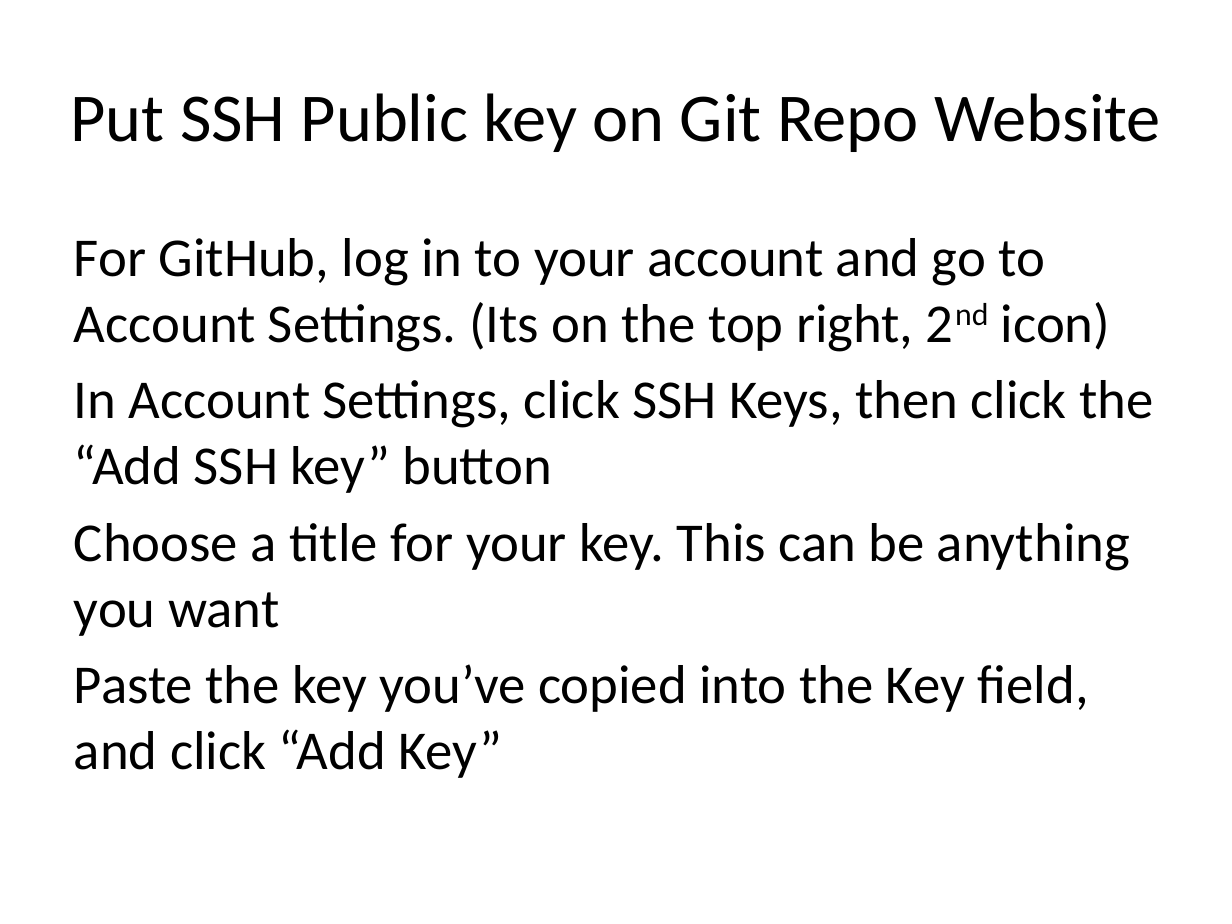
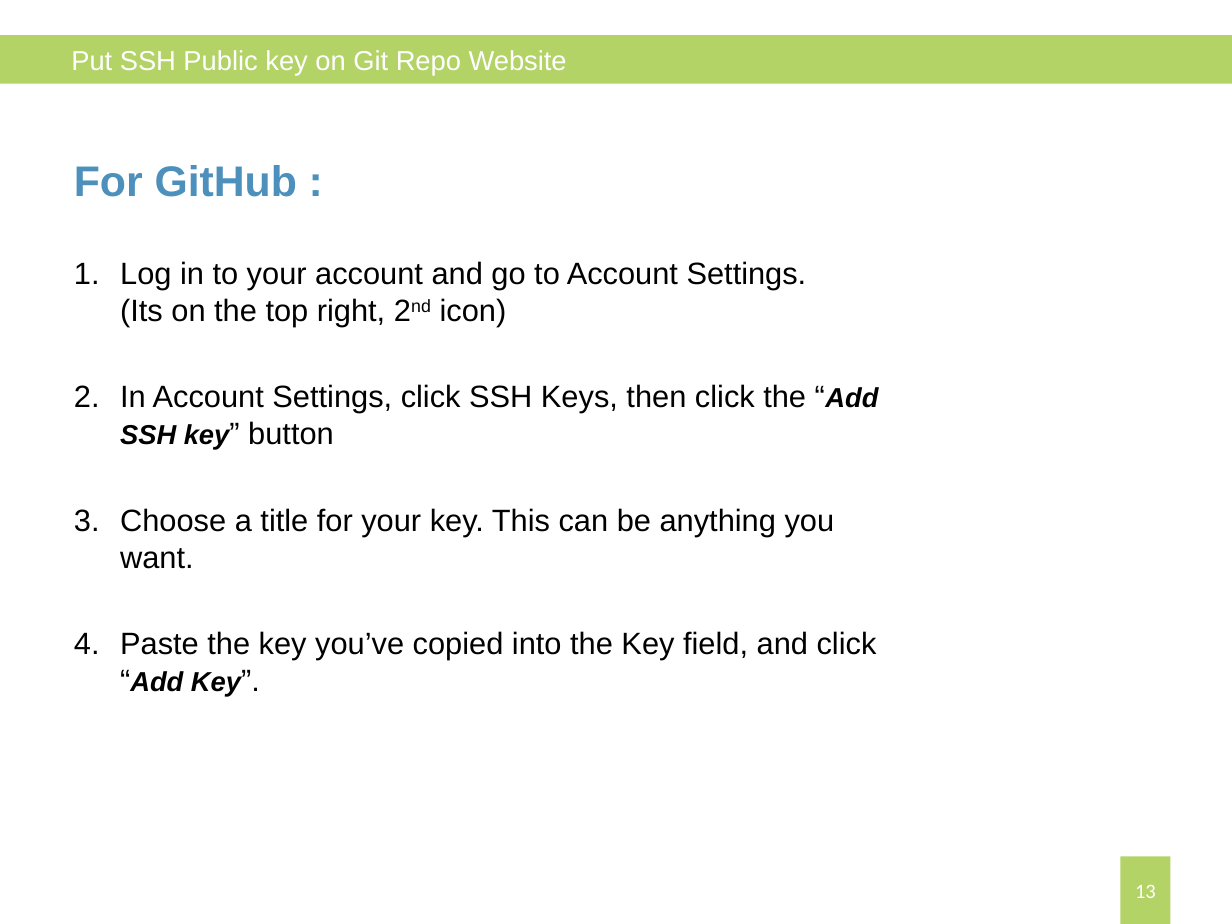
Before and after one commit to JaceTan/programming-notes, a slide deck: slide 13 of Preparing your computer for Git (Windows).pptx (slide 16 before the commit). Drawn at 1232x924 pixels with LibreOffice and Linux fonts; fonts in the diff are those of the drawing. Boxes give left, top, right and bottom in pixels: in the first picture for what was removed or moved away, otherwise in the second. Text is boxed around its words. In the diff, an @@ line names an element or a change of style, - is before the commit and + after.

```diff
--- a/Preparing your computer for Git (Windows).pptx
+++ b/Preparing your computer for Git (Windows).pptx
@@ rectangle added at (0,36,1232,84), fill #B3D366 @@
@@ text "Put SSH Public key on ...": place and size @@
-text "Put SSH Public key on ..." at (71,93,1161,152)
+text "Put SSH Public key on ..." at (71,50,567,76)
@@ text "Put SSH Public key on ..." at (71,50,567,76): size 40 to 16 pt, font Calibri to Arial, text colour #000000 to #FFFFFF; alignment centre to left @@
@@ text "For GitHub :": place and size @@
-text "For GitHub :" at (74,238,1153,778)
+text "For GitHub :" at (74,165,878,696)
@@ text at (74,165,807,327): text changed; size 32 to 18 pt; font Calibri to Arial @@
-For GitHub, log in to your account and go to Account Settings. (Its on the top right, 2nd icon)
+For GitHub :
+1. Log in to your account and go to Account Settings. (Its on the top right, 2nd icon)
@@ text at (120,384,878,450): size 32 to 18 pt, font Calibri to Arial in "In Account Settings, click SSH Keys, then ..."; size 32 to 16 pt, bold on, italic on in "“Add SSH key”"; bullet none to 1.; less space between paragraphs @@
@@ text at (120,508,877,696): text changed; size 32 to 18 pt; font Calibri to Arial @@
-Choose a title for your key. This can be anything you want
-Paste the key you’ve copied into the Key field, and click “Add Key”
+3. Choose a title for your key. This can be anything you want.
+4. Paste the key you’ve copied into the Key field, and click “Add Key”.
@@ page number added at (1120,856,1170,924), fill #B3D366, 12 pt, text #FFFFFF @@
+13
```
Also in this commit, not shown: 11 other slides changed, 2 slides added, 6 slides removed, 3 other files.
